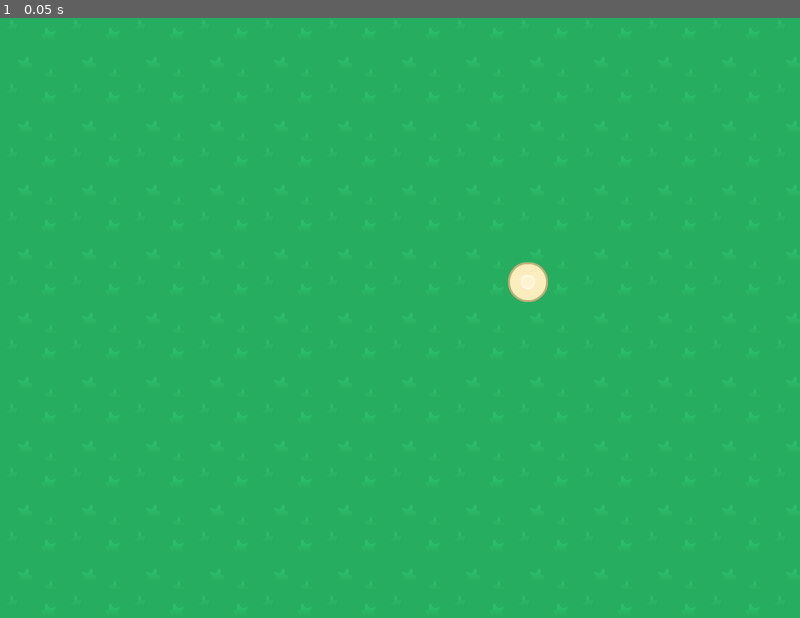
Above: before the commit, frame 1.
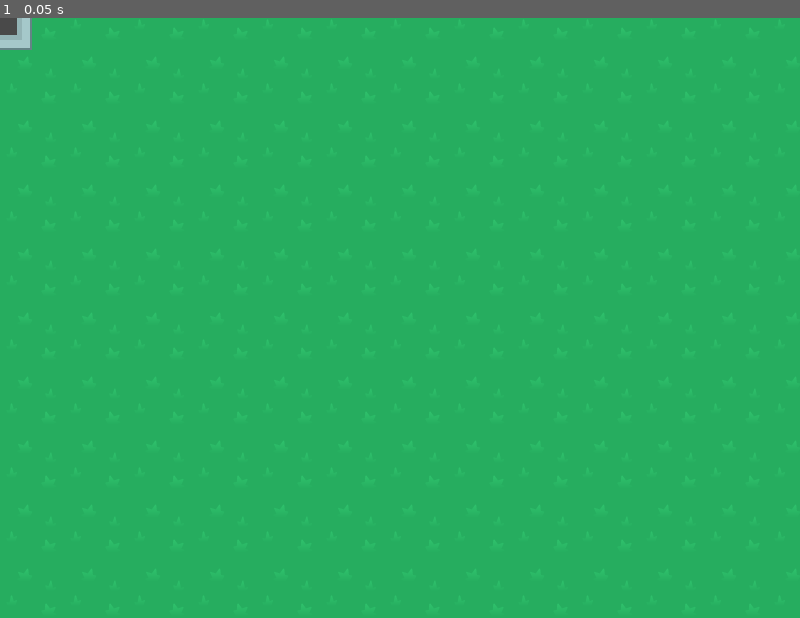
Above: after the commit, the same moment.

Repository: scooter42/godot-pacman-creeps-demo
Game: Godot game, scene res://Main.tscn
The game is run twice, just before and just after one commit, with the same random seed, the same clock (stepped at 60 frames per second) and the same inputs. After the commit the project has no main scene; this scene is started directly in both runs.
Inputs:
- Up to frame 1 (0.05 s): no input

The runs differ from the first frame. In frame 1, 0.5% of the frame differs, in the area x 0-69%, y 0-48%.

Commit message:
Created Block scene

Diff:
--- /dev/null
+++ b/PacmanDodgeTheCreeps/Entities/block/block.tscn
@@ -0,0 +1,14 @@
+[gd_scene load_steps=3 format=2]
+
+[ext_resource path="res://assets/tile_367.png" type="Texture" id=1]
+
+[sub_resource type="RectangleShape2D" id=1]
+extents = Vector2( 32.1403, 32.0704 )
+
+[node name="Block" type="StaticBody2D"]
+
+[node name="CollisionShape2D" type="CollisionShape2D" parent="."]
+shape = SubResource( 1 )
+
+[node name="Sprite" type="Sprite" parent="."]
+texture = ExtResource( 1 )
--- a/PacmanDodgeTheCreeps/Main.tscn
+++ b/PacmanDodgeTheCreeps/Main.tscn
@@ -1,11 +1,16 @@
-[gd_scene load_steps=3 format=2]
+[gd_scene load_steps=6 format=2]
 
 [ext_resource path="res://assets/tile_02.png" type="Texture" id=1]
 [ext_resource path="res://assets/tile_132.png" type="Texture" id=2]
+[ext_resource path="res://assets/enemyWalking_1.png" type="Texture" id=3]
+[ext_resource path="res://Entities/block/block.tscn" type="PackedScene" id=4]
+[ext_resource path="res://assets/playerGrey_walk1.png" type="Texture" id=5]
 
 [node name="Main" type="Node2D"]
 
-[node name="TextureRect" type="TextureRect" parent="."]
+[node name="CanvasLayer" type="CanvasLayer" parent="."]
+
+[node name="TextureRect" type="TextureRect" parent="CanvasLayer"]
 margin_right = 800.0
 margin_bottom = 600.0
 texture = ExtResource( 1 )
@@ -15,6 +20,16 @@
 "_edit_use_anchors_": false
 }
 
-[node name="tile_132" type="Sprite" parent="TextureRect"]
-position = Vector2( 528, 264 )
+[node name="tile_132" type="Sprite" parent="CanvasLayer/TextureRect"]
+position = Vector2( -112.983, 139.133 )
 texture = ExtResource( 2 )
+
+[node name="enemyWalking_1" type="Sprite" parent="CanvasLayer/TextureRect"]
+position = Vector2( -128.321, 237.507 )
+texture = ExtResource( 3 )
+
+[node name="playerGrey_walk1" type="Sprite" parent="CanvasLayer/TextureRect"]
+position = Vector2( -137.835, 433.726 )
+texture = ExtResource( 5 )
+
+[node name="block1" parent="CanvasLayer/TextureRect" instance=ExtResource( 4 )]
--- a/PacmanDodgeTheCreeps/project.godot
+++ b/PacmanDodgeTheCreeps/project.godot
@@ -16,7 +16,6 @@
 [application]
 
 config/name="MWNation"
-run/main_scene="res://Main.tscn"
 config/icon="res://icon.png"
 
 [display]
